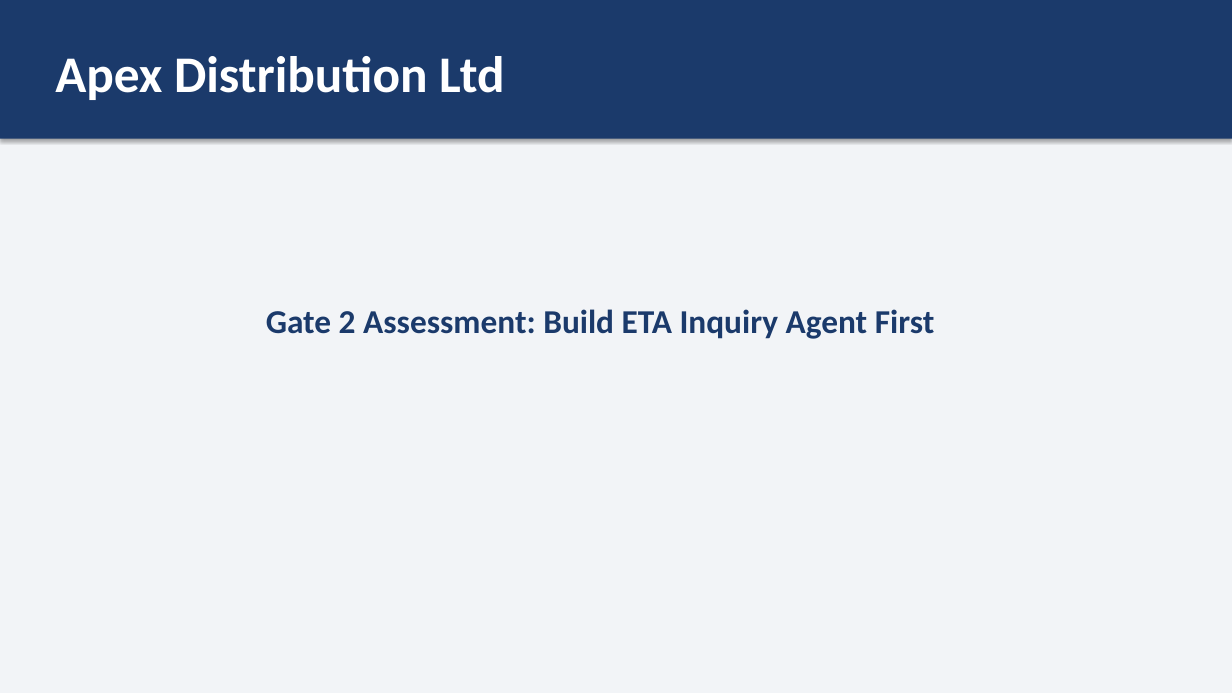
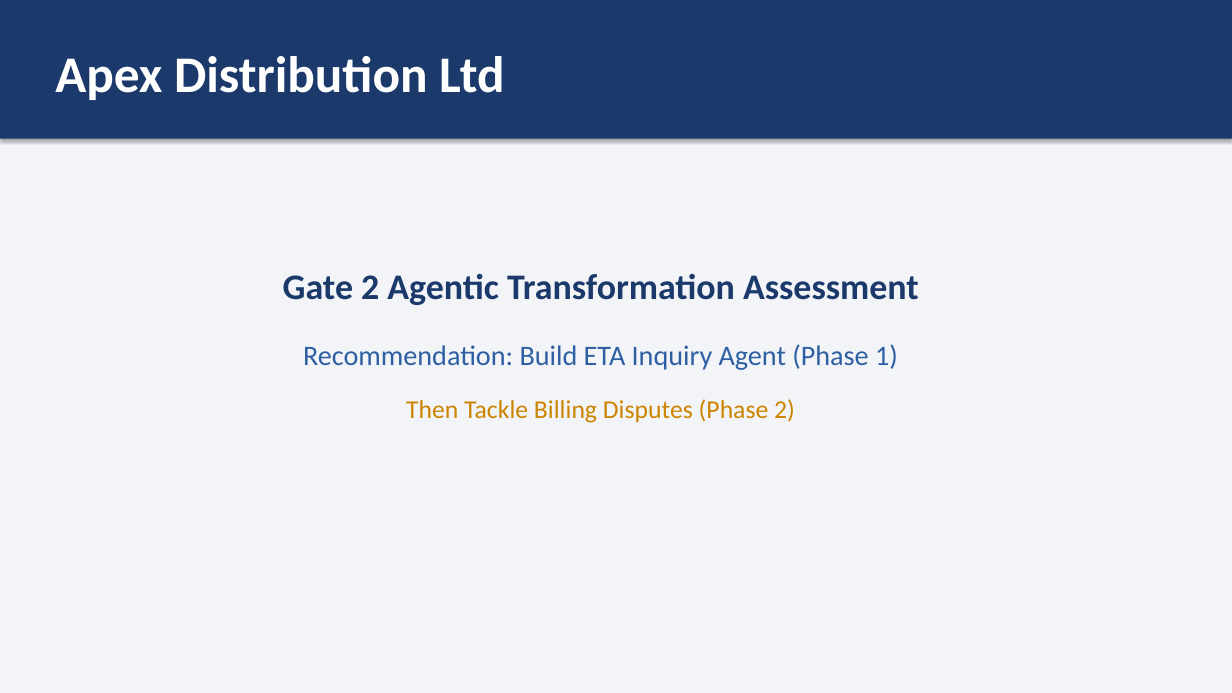
Before and after one commit to aohagan1234/FDE-practice-week2, a slide deck: slide 1 of FDE-assessment-week2/Gate2-Final-Presentation.pptx. Drawn at 1232x693 pixels with LibreOffice and Linux fonts; fonts in the diff are those of the drawing. Boxes give left, top, right and bottom in pixels: in the first picture for what was removed or moved away, otherwise in the second. Text is boxed around its words. In the diff, an @@ line names an element or a change of style, - is before the commit and + after.

```diff
--- a/FDE-assessment-week2/Gate2-Final-Presentation.pptx
+++ b/FDE-assessment-week2/Gate2-Final-Presentation.pptx
@@ text at [283, 273, 919, 305]: text changed; size 26 to 28 pt @@
-Gate 2 Assessment: Build ETA Inquiry Agent First
+Gate 2 Agentic Transformation Assessment
@@ text added at [303, 344, 898, 370], 22 pt, text #2E5FA3 @@
+Recommendation: Build ETA Inquiry Agent (Phase 1)
@@ text added at [406, 399, 795, 423], 20 pt, text #CC8400 @@
+Then Tackle Billing Disputes (Phase 2)
```
Also in this commit, not shown: 3 other slides changed, 5 slides added, 1 slide removed, 1 other file.
